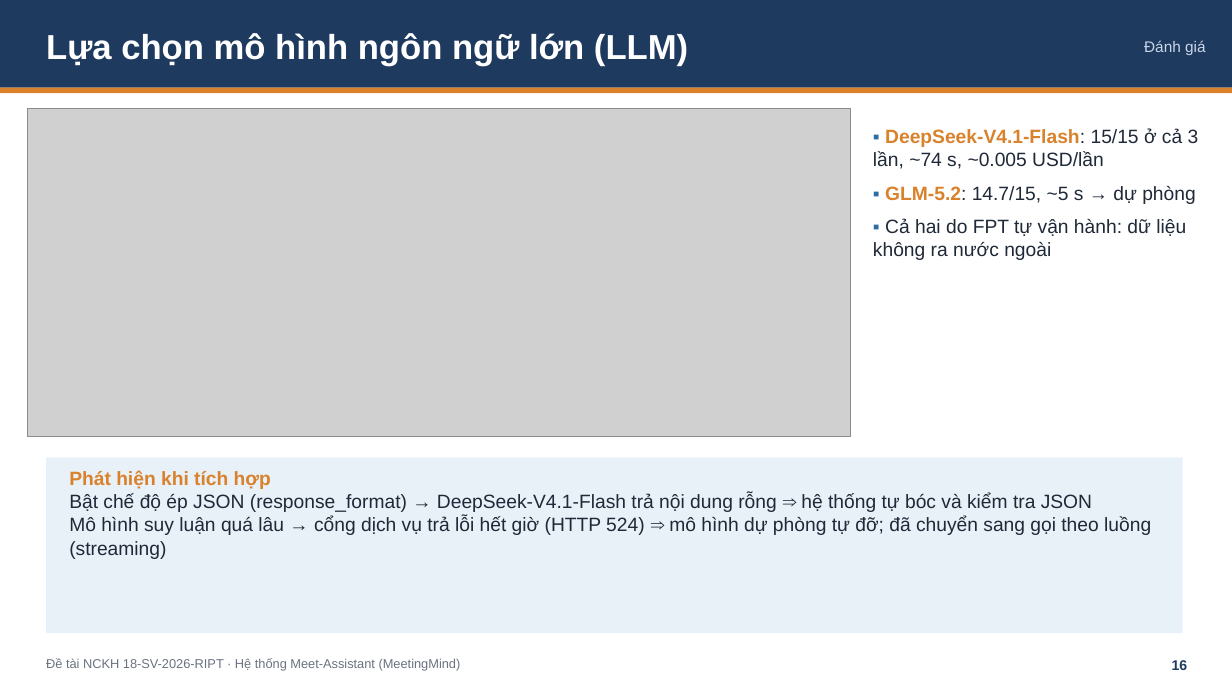
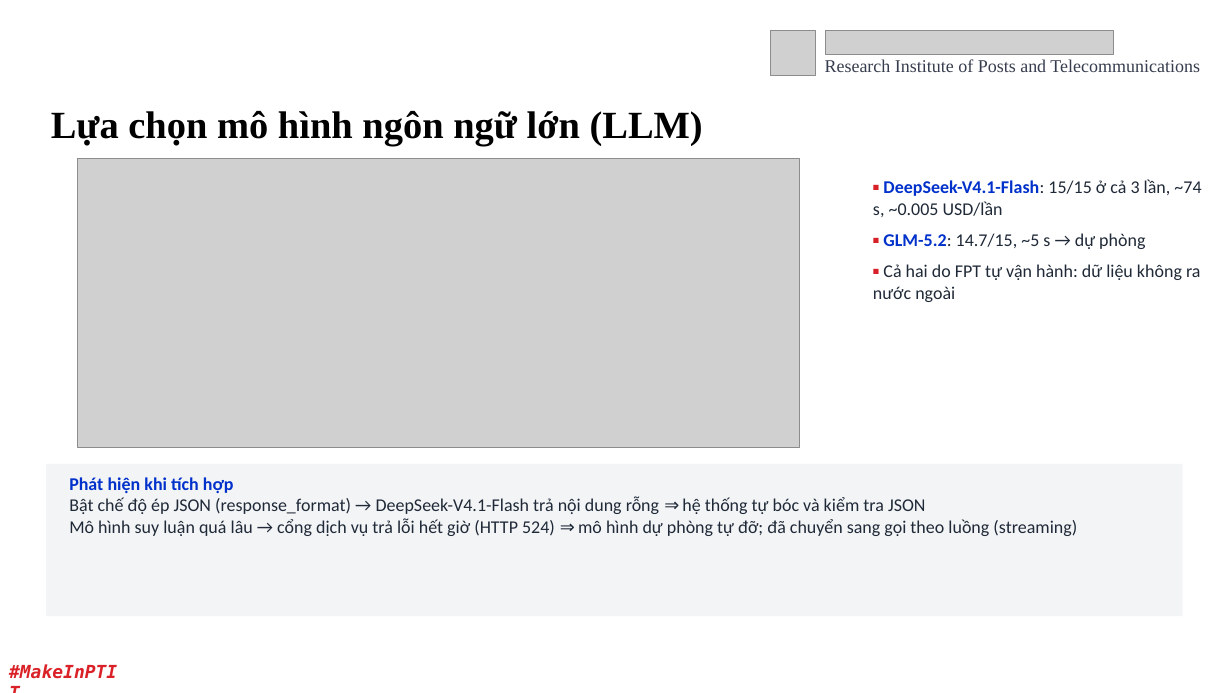
Before and after one commit to Dinhh-Chan/meetingmind, a slide deck: slide 16 of nghiem-thu/SlideNghiemThu_18-SV-2026-RIPT.pptx. Drawn at 1232x693 pixels with LibreOffice and Linux fonts; fonts in the diff are those of the drawing; grey boxes stand for pictures; background and template pictures are left out. Boxes give left, top, right and bottom in pixels: in the first picture for what was removed or moved away, otherwise in the second. Text is boxed around its words. In the diff, an @@ line names an element or a change of style, - is before the commit and + after.

```diff
--- a/nghiem-thu/SlideNghiemThu_18-SV-2026-RIPT.pptx
+++ b/nghiem-thu/SlideNghiemThu_18-SV-2026-RIPT.pptx
@@ rectangle removed at bbox=[0, 0, 1232, 88] @@
@@ picture added at bbox=[771, 30, 816, 75] @@
@@ picture added at bbox=[825, 30, 1114, 55] @@
@@ text added at bbox=[825, 59, 1200, 72], 14 pt, text #373D4E @@
+Research Institute of Posts and Telecommunications
@@ text removed at bbox=[1144, 40, 1206, 55] @@
-Đánh giá
@@ rectangle removed at bbox=[0, 88, 1232, 93] @@
@@ text "Lựa chọn mô hình ngôn ...": place and size @@
-text "Lựa chọn mô hình ngôn ..." at bbox=[46, 33, 688, 66]
+text "Lựa chọn mô hình ngôn ..." at bbox=[51, 111, 703, 146]
@@ text "Lựa chọn mô hình ngôn ..." at bbox=[51, 111, 703, 146]: size 27 to 30 pt, font Arial to Times New Roman, text colour #FFFFFF to #000000 @@
@@ picture: place and size @@
-picture at bbox=[28, 108, 850, 437]
+picture at bbox=[78, 159, 800, 448]
@@ text "▪ DeepSeek-V4.1-Flash: 15/15 ở cả ...": place and size @@
-text "▪ DeepSeek-V4.1-Flash: 15/15 ở cả ..." at bbox=[873, 128, 1199, 260]
+text "▪ DeepSeek-V4.1-Flash: 15/15 ở cả ..." at bbox=[873, 179, 1201, 302]
@@ text "▪ DeepSeek-V4.1-Flash: 15/15 ở cả ..." at bbox=[873, 179, 1201, 302]: size 15 to 14 pt, font Arial to Calibri; text colour #2E6DA4 to #D72027 in "▪", "▪", "▪"; text colour #D9822B to #0031CB in "DeepSeek-V4.1-Flash:", "GLM-5.2:" @@
@@ rectangle: place and size @@
-rectangle at bbox=[46, 457, 1183, 633]
+rectangle at bbox=[46, 464, 1183, 616]
@@ rectangle at bbox=[46, 464, 1183, 616]: fill #E8F0F8 to #F3F4F6 @@
@@ text "Phát hiện khi tích hợp" at bbox=[69, 477, 1077, 536]: size 15 to 14 pt, font Arial to Calibri; text colour #D9822B to #0031CB in "Phát hiện khi tích hợp" @@
@@ text added at bbox=[0, 656, 129, 688], 14 pt, text #DA2128, bold, italic @@
+#MakeInPTIT
@@ text removed at bbox=[46, 658, 461, 671] @@
-Đề tài NCKH 18-SV-2026-RIPT · Hệ thống Meet-Assistant (MeetingMind)
@@ text "16": place and size @@
-text "16" at bbox=[1172, 660, 1188, 670]
+text "16" at bbox=[1104, 650, 1155, 683]
@@ text "16" at bbox=[1104, 650, 1155, 683]: size 11 to 12 pt, font Arial to Calibri, text colour #1F3A5F to #FFFFFF; alignment right to centre; vertical alignment top to middle @@
```
Also in this commit, not shown: 20 other slides changed, 1 slide added, 1 slide removed, 5 other files.
